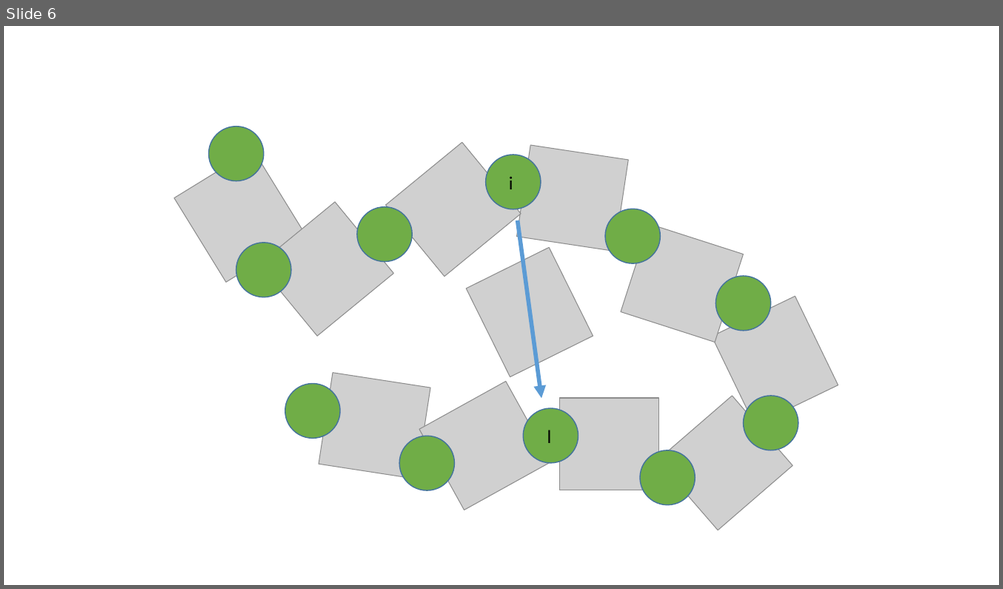
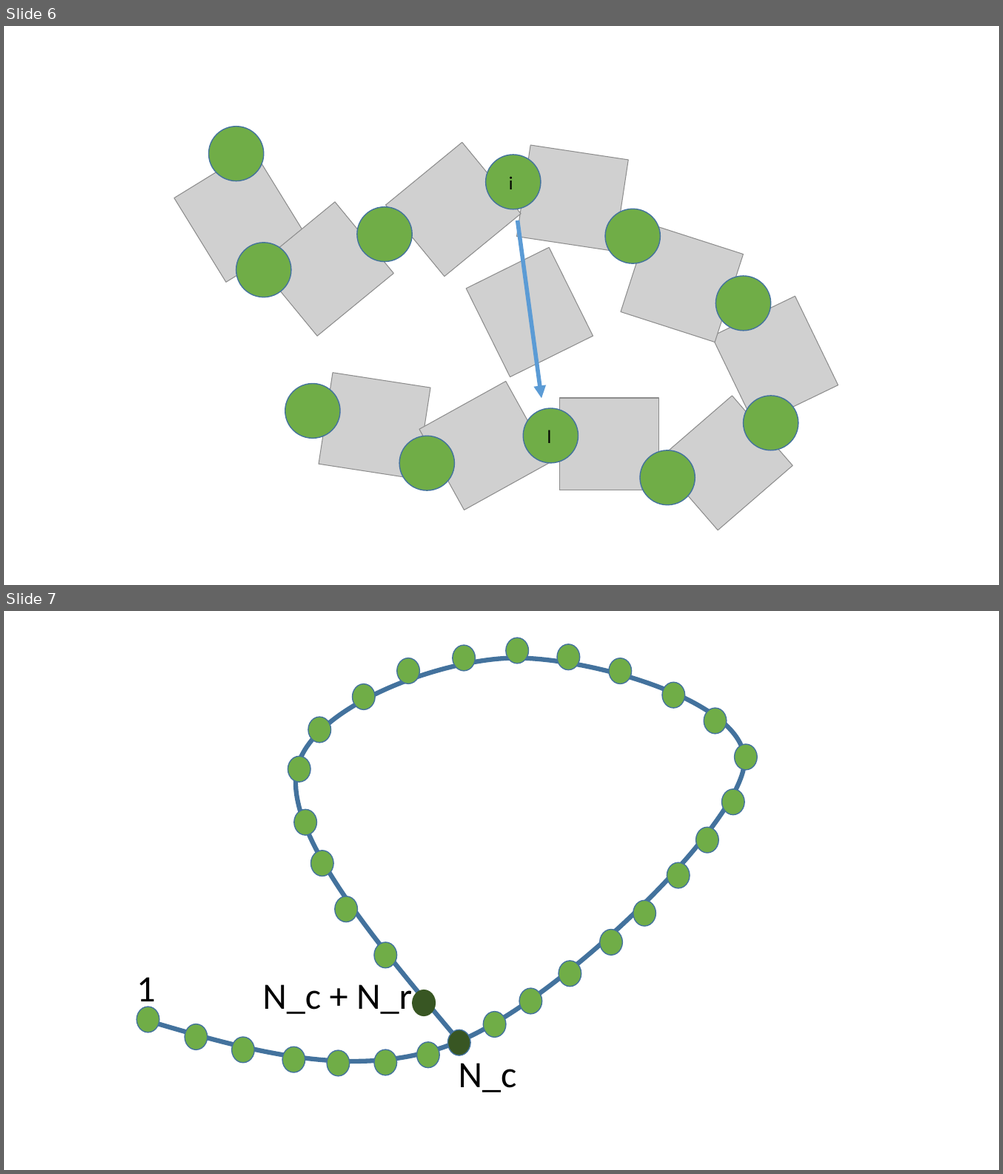
Before and after one commit to zhaENS/Project, a slide deck: Documents/(article) Random Loop Model to Explain the TAD in CC Experiments/polymerModelWithOneAndTwoFixedLoopsAndInternalConnections.pptx. Shown one above the other, each under a label of ours: slide 6 before the commit, slides 6 and 7 after it. The pictures are 1003x589 and 1003x1174 pixels, drawn with LibreOffice and Linux fonts; fonts in the diff are those of the drawing; grey boxes stand for pictures. Boxes give left, top, right and bottom in pixels: in the first picture for what was removed or moved away, otherwise in the second. Text is boxed around its words. In the diff, an @@ line names an element or a change of style, - is before the commit and + after.

Commit message:
added model of ring an a chain

```diff
--- a/Documents/(article) Random Loop Model to Explain the TAD in CC Experiments/polymerModelWithOneAndTwoFixedLoopsAndInternalConnections.pptx
+++ b/Documents/(article) Random Loop Model to Explain the TAD in CC Experiments/polymerModelWithOneAndTwoFixedLoopsAndInternalConnections.pptx
@@ slide 7 added at bbox=[4, 611, 999, 1170], background #FFFFFF @@
@@ freeform shape added at bbox=[142, 658, 744, 1062], outline #43739E 4.5 pt @@
@@ text added at bbox=[136, 977, 156, 1010], 36 pt, text #000000 @@
+1
@@ text added at bbox=[262, 978, 412, 1014], 36 pt, text #000000 @@
+N_c + N_r
@@ group added at bbox=[136, 638, 757, 1076]: 32 ellipses @@
@@ text added at bbox=[458, 1063, 517, 1093], 36 pt, text #000000 @@
+N_c
```
